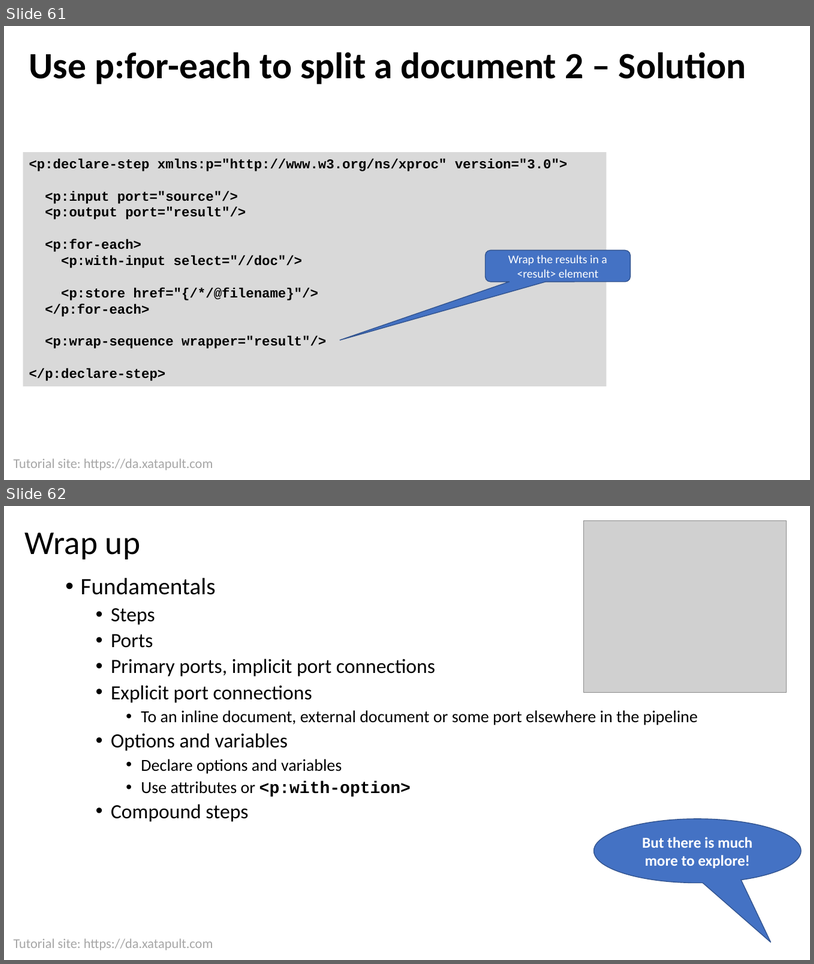
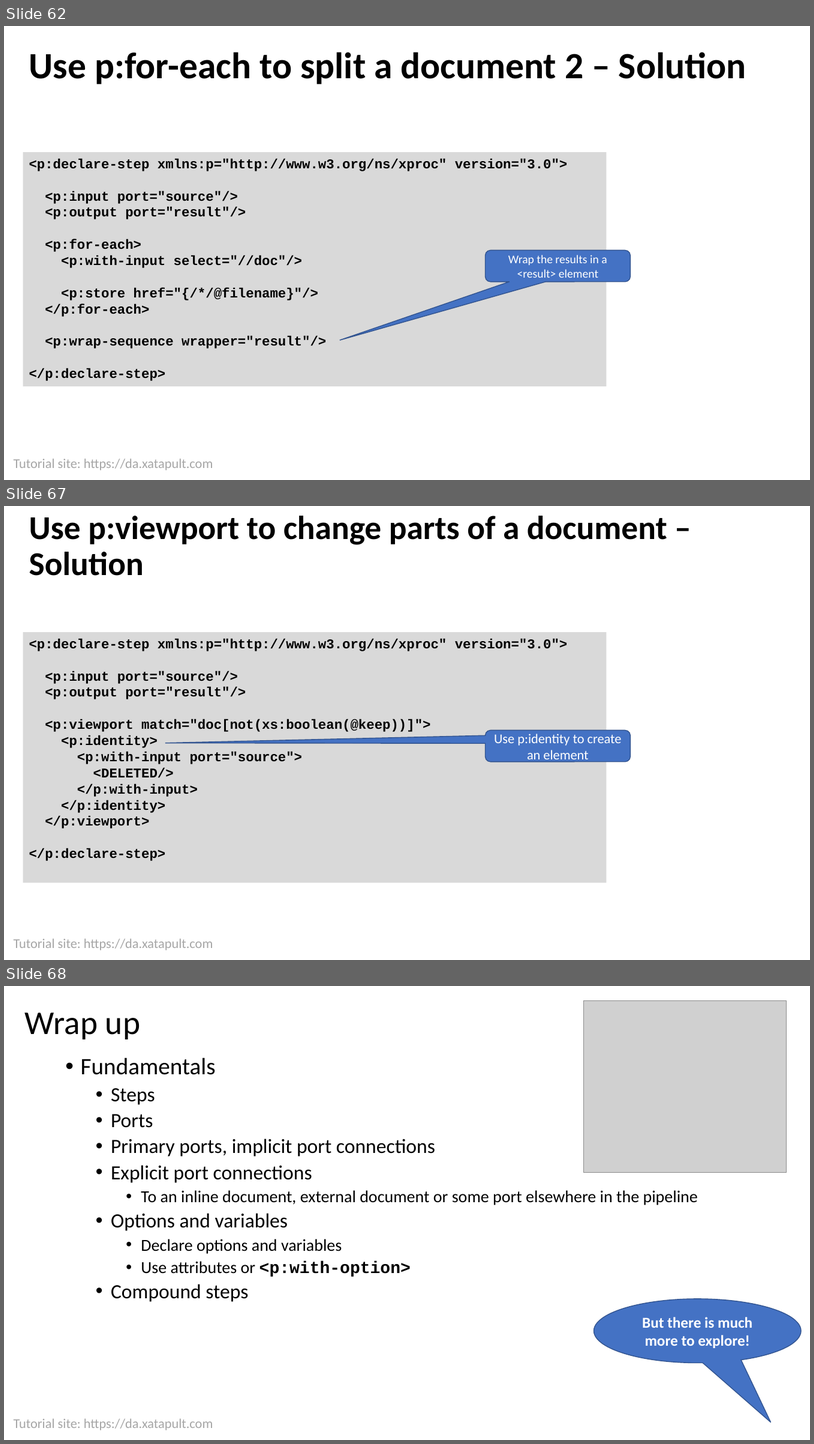
Before and after one commit to xatapult/da-2021-xproc, a slide deck: presentation/Introduction to XProc 3.0.pptx. Shown one above the other, each under a label of ours: slides 61 and 62 before the commit, slides 62, 67 and 68 after it; the slides between them are not shown. The pictures are 814x964 and 814x1444 pixels, drawn with LibreOffice and Linux fonts; fonts in the diff are those of the drawing; grey boxes stand for pictures; background and template pictures are left out. Boxes give left, top, right and bottom in pixels: in the first picture for what was removed or moved away, otherwise in the second. Text is boxed around its words. In the diff, an @@ line names an element or a change of style, - is before the commit and + after.

```diff
--- a/presentation/Introduction to XProc 3.0.pptx
+++ b/presentation/Introduction to XProc 3.0.pptx
@@ slide 67 added at bbox=[4, 506, 810, 960], background #FFFFFF; not listed: 1 template element that a slide beside it also shows @@
@@ title added at bbox=[29, 516, 668, 576], 39.6 pt, text #000000, bold @@
+Use p:viewport to change parts of a document – Solution
@@ rectangle added at bbox=[23, 632, 606, 882], fill #D9D9D9, 16 pt, text #000000, bold @@
+<p:declare-step xmlns:p="http://www.w3.org/ns/xproc" version="3.0">
+<p:input port="source"/>
+<p:output port="result"/>
+<p:viewport match="doc[not(xs:boolean(@keep))]">
+<p:identity>
+<p:with-input port="source">
+<DELETED/>
+</p:with-input>
+</p:identity>
+</p:viewport>
+</p:declare-step>
@@ rounded speech box added at bbox=[486, 730, 631, 762], fill #4472C4, outline #325491 1 pt, 16 pt, text #FFFFFF @@
+Use p:identity to create an element
@@ what was slide 61 is now slide 62 @@
@@ what was slide 62 is now slide 68 @@
```
Also in this commit, not shown: 3 slides changed, 6 other slides added, 1 slide removed, 7 other files.
